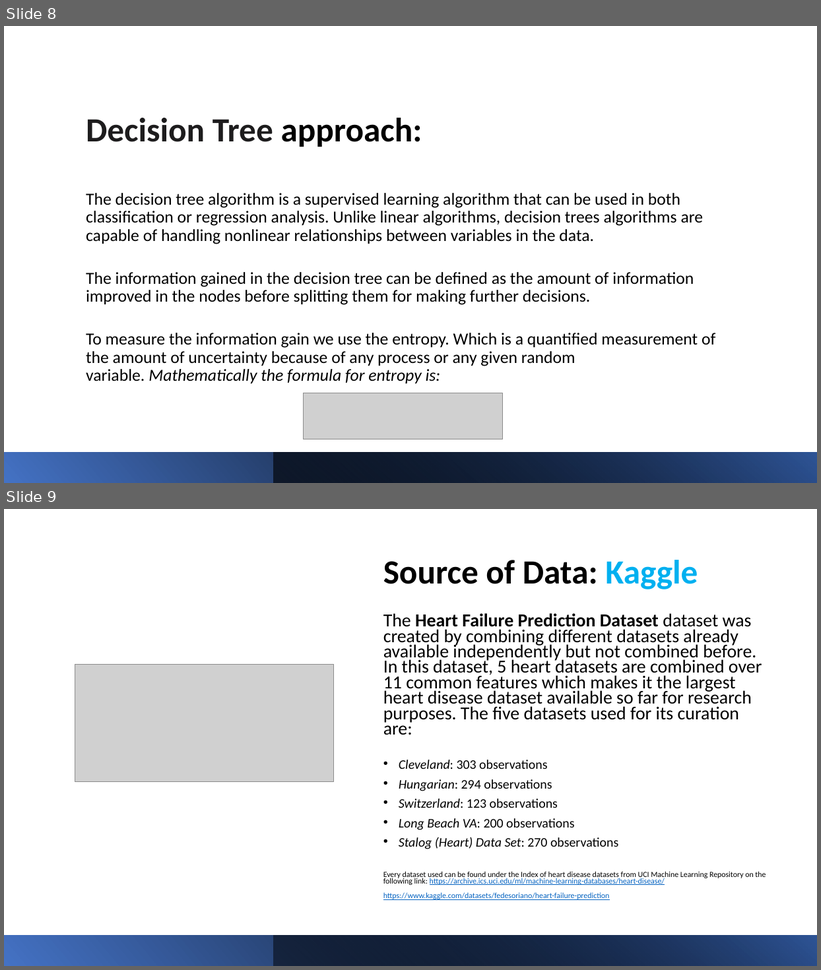
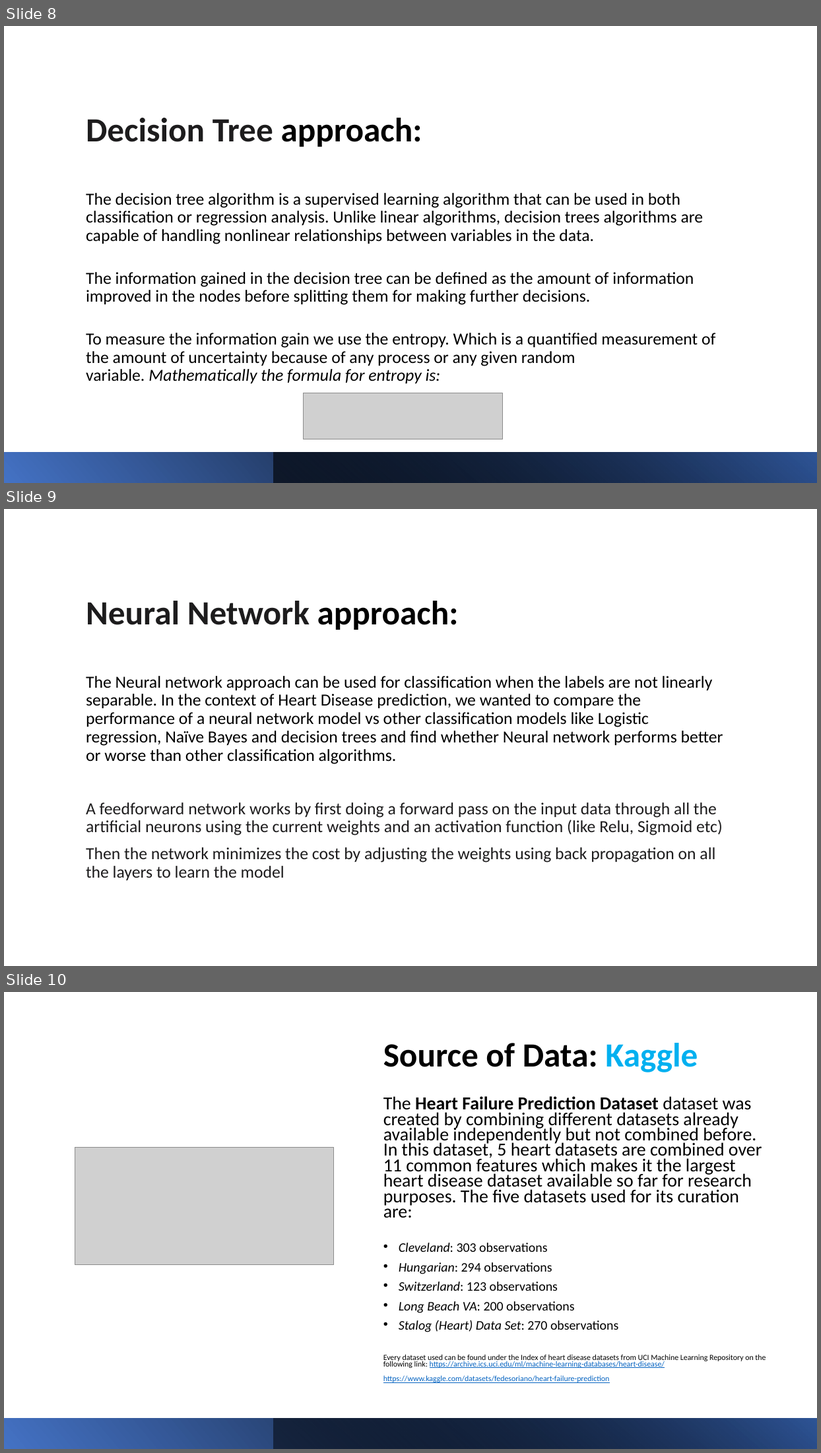
Before and after one commit to harshgit/cs613-final-project, a slide deck: presentation slides/CS613-FinalProject-Presentation.pptx. Shown one above the other, each under a label of ours: slides 8 and 9 before the commit, slides 8, 9 and 10 after it. The pictures are 821x970 and 821x1453 pixels, drawn with LibreOffice and Linux fonts; fonts in the diff are those of the drawing; grey boxes stand for pictures. Boxes give left, top, right and bottom in pixels: in the first picture for what was removed or moved away, otherwise in the second. Text is boxed around its words. In the diff, an @@ line names an element or a change of style, - is before the commit and + after.

Commit message:
updated neural network slides

```diff
--- a/presentation slides/CS613-FinalProject-Presentation.pptx
+++ b/presentation slides/CS613-FinalProject-Presentation.pptx
@@ slide 9 added at [4, 509, 817, 966], background #FFFFFF @@
@@ title added at [86, 601, 459, 630], 40 pt, text #1D1C1D, bold @@
+Neural Network approach:
@@ text added at [86, 676, 723, 881], 20 pt, text #000000 @@
+The Neural network approach can be used for classification when the labels are not linearly separable. In the context of Heart Disease prediction, we wanted to compare the performance of a neural network model vs other classification models like Logistic regression, Naïve Bayes and decision trees and find whether Neural network performs better or worse than other classification algorithms.
+A feedforward network works by first doing a forward pass on the input data through all the artificial neurons using the current weights and an activation function (like Relu, Sigmoid etc)
+Then the network minimizes the cost by adjusting the weights using back propagation on all the layers to learn the model
@@ what was slide 9 is now slide 10 @@
```
Also in this commit, not shown: 1 slide changed.
